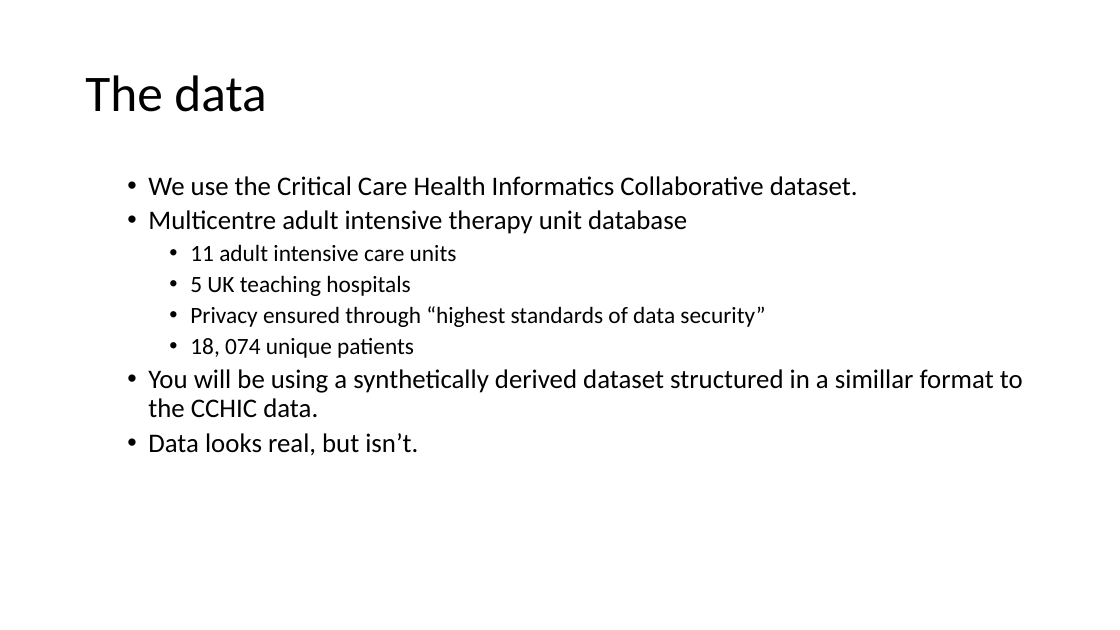
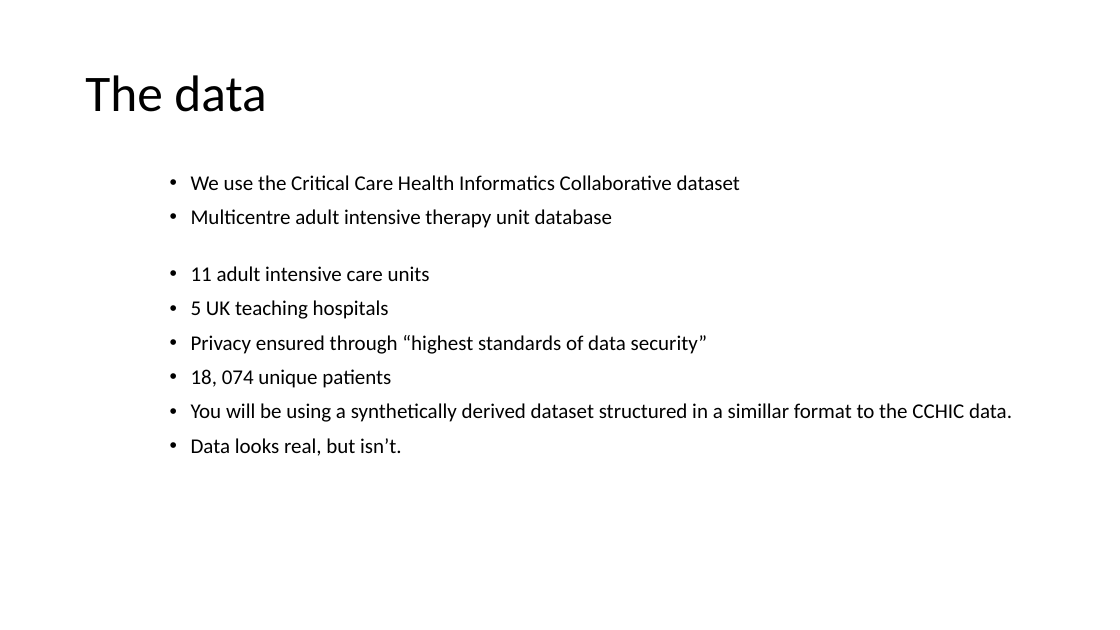
Before and after one commit to ClinicianCoders/ClinicianCoders, a slide deck: slide 7 of Workshops/WelcomePresentation_inperson.pptx. Drawn at 1120x630 pixels with LibreOffice and Linux fonts; fonts in the diff are those of the drawing. Boxes give left, top, right and bottom in pixels: in the first picture for what was removed or moved away, otherwise in the second. Text is boxed around its words. In the diff, an @@ line names an element or a change of style, - is before the commit and + after.

```diff
--- a/Workshops/WelcomePresentation_inperson.pptx
+++ b/Workshops/WelcomePresentation_inperson.pptx
@@ text at (x1=191, y1=175, x2=740, y2=190): text changed; size 23 to 18 pt @@
-  • We use the Critical Care Health Informatics Collaborative dataset.
+• We use the Critical Care Health Informatics Collaborative dataset
@@ text at (x1=191, y1=209, x2=1012, y2=456): size 23 to 18 pt in "Multicentre adult intensive therapy unit database", "You will be using a synthetically derived ...", "Data looks real, but isn’t."; size 20 to 18 pt in "11 adult intensive care units", "5 UK teaching hospitals", "Privacy ensured through “highest standards of data ...", "18, 074 unique patients"; list level 2 to 1 in "Multicentre adult intensive therapy unit ..."; list level 3 to 1 in "11 adult intensive care units"; list level 3 to 1 in "5 UK teaching hospitals"; list level 3 to 1 in "Privacy ensured through “highest standards ..."; list level 3 to 1 in "18, 074 unique patients"; list level 2 to 1 in "You will be using a ..."; list level 2 to 1 in "Data looks real, but isn’t." @@
```
Also in this commit, not shown: 6 other slides changed.
